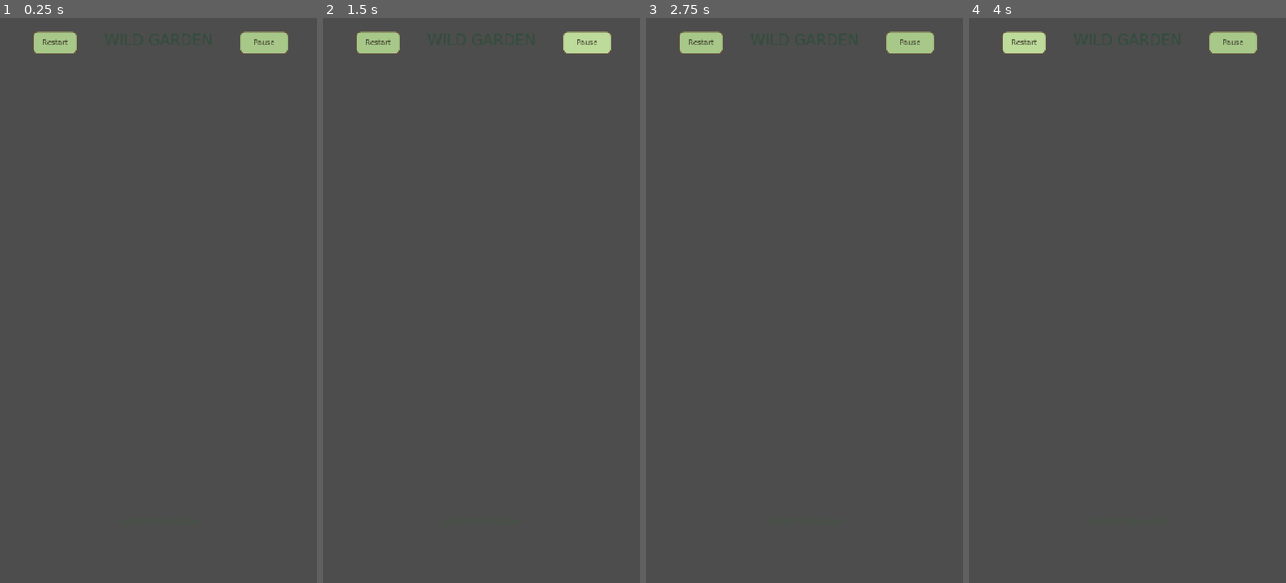
Above: before the commit, frames 1-4 (left to right).
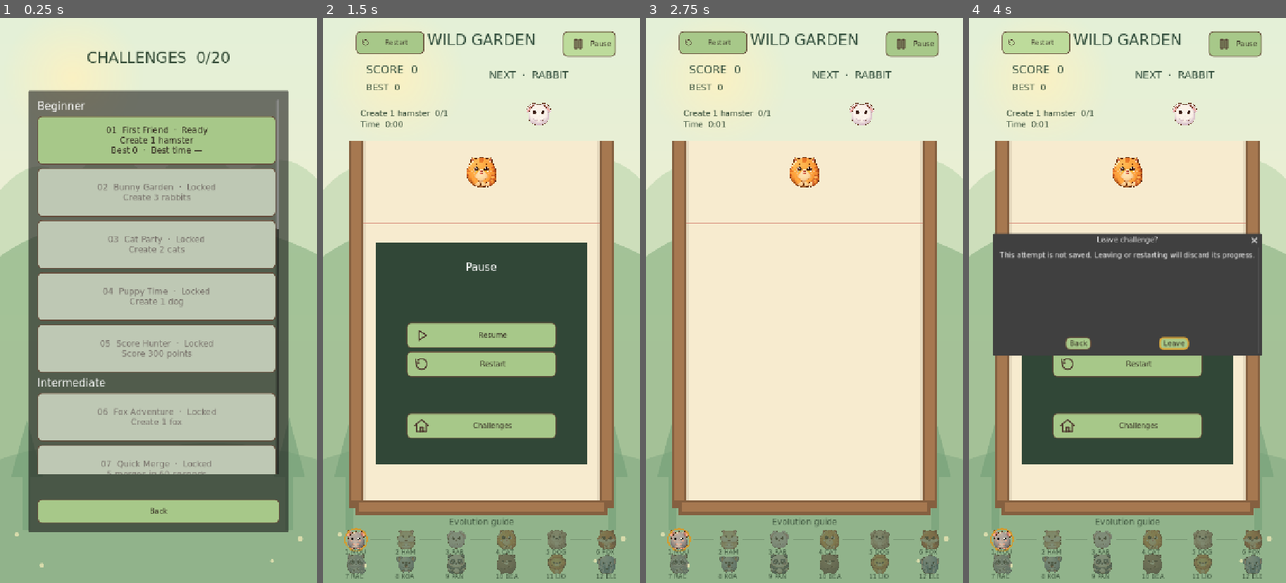
Above: after the commit, the same moments.

Repository: sandikovcusu-commits/MergeAnimal
Game: Godot game, scene res://scenes/game/ChallengeGame.tscn
Same seed, same stepped clock (60 frames per second), same inputs: the game is played once before the commit and once after it. This scene is started directly instead of the project's main scene.
Inputs (mouse positions are in pixels of both pictures, inside the frame that each line leads up to):
- Up to frame 1 (0.25 s): no input
- Up to frame 2 (1.5 s): click (478, 142) at 0.5 s, where only the run after the commit has a clickable "01 First Friend · Ready Creat…"; click "Pause" at 1.25 s
- Up to frame 3 (2.75 s): click (804, 334) at 2 s, where only the run after the commit has a clickable "Resume"
- Up to frame 4 (4 s): click "Restart" at 2.75 s; click "Restart" at 3.5 s

The runs differ from the first frame. In frame 1, 87% of the frame differs, in the area x 0-100%, y 0-100%; in frame 2, 98%; in frame 3, 99%; in frame 4, 81%.
Error before the commit: Parse Error: The function signature doesn't match the parent. Parent signature is "_toggle_pause(bool = <default>) -> void". (res://scripts/challenges/Challeng…

Commit message:
Preserve standalone regression and Challenge pause overrides
Co-authored-by: arena-agent <297053741+arena-agent@users.noreply.github.com>

Diff:
--- a/MergeAnimals/scripts/challenges/ChallengeGame.gd
+++ b/MergeAnimals/scripts/challenges/ChallengeGame.gd
@@ -161,7 +161,7 @@
 	# A goal reached before the deferred failure resolves always wins.
 	success = success or challenge.reached
 	result_finished = true; result_success = success
-	AdManager.set_gameplay_active(false)
+	_sdk_gameplay(false)
 	FeelAudio.play_event("challenge_success" if success else "challenge_failed")
 	game_state = GameState.GAME_OVER
 	drop_requested = false; active_touch = -1; mouse_down = false
@@ -245,10 +245,10 @@
 		else: _confirm_abandon("quit")
 	else: super._notification(what)
 func _exit_tree() -> void:
-	get_tree().auto_accept_quit = true
-
-func _toggle_pause() -> void:
-	super._toggle_pause()
+	super._exit_tree()
+
+func _toggle_pause(report_gameplay: bool = true) -> void:
+	super._toggle_pause(report_gameplay)
 	if game_state == GameState.PAUSED:
 		$HUD/Overlay/SettingsButton.visible = false
 		$HUD/Overlay/MainMenuButton.text = tr("CH_SELECT_BUTTON")
--- a/MergeAnimals/scripts/gameplay/Game.gd
+++ b/MergeAnimals/scripts/gameplay/Game.gd
@@ -194,7 +194,11 @@
 		$HUD/DebugPanel/Spawn.pressed.connect(_debug_spawn_selected)
 	_update_hud()
 	_set_aim(aim_x)
-	if game_state == GameState.PLAYING and not get_tree().paused: AdManager.set_gameplay_active(true)
+	if game_state == GameState.PLAYING and not get_tree().paused: _sdk_gameplay(true)
+
+func _sdk_gameplay(active: bool) -> void:
+	var manager := get_tree().root.get_node_or_null("AdManager")
+	if manager: manager.set_gameplay_active(active)
 
 func _return_to_menu_after_load_failure() -> void:
 	get_tree().paused = false
@@ -909,7 +913,7 @@
 		call_deferred("_checkpoint_game_over")
 
 func _show_game_over() -> void:
-	AdManager.set_gameplay_active(false)
+	_sdk_gameplay(false)
 	game_state = GameState.GAME_OVER
 	rescue_finalized = false
 	current_preview.visible = false
@@ -1093,7 +1097,7 @@
 	spawn_state = SpawnState.COOLDOWN
 	rescue_processing = false
 	rescue_verifying = true
-	AdManager.set_gameplay_active(true)
+	_sdk_gameplay(true)
 	game_state = GameState.PLAYING
 	save_status = OK
 	get_tree().paused = false
@@ -1113,7 +1117,7 @@
 		return
 	if game_state == GameState.PLAYING:
 		_cancel_remove()
-		if report_gameplay: AdManager.set_gameplay_active(false)
+		if report_gameplay: _sdk_gameplay(false)
 		game_state = GameState.PAUSED
 		rescue_button.visible = false
 		rescue_message.visible = false
@@ -1136,7 +1140,7 @@
 		get_tree().paused = true
 	else:
 		game_state = GameState.PLAYING
-		AdManager.set_gameplay_active(true)
+		_sdk_gameplay(true)
 		_update_remove_ui()
 		_update_undo_ui()
 		overlay.visible = false
@@ -1243,7 +1247,7 @@
 		spawn_state = SpawnState.READY
 
 func _exit_tree() -> void:
-	AdManager.set_gameplay_active(false)
+	_sdk_gameplay(false)
 	if get_tree().root.size_changed.is_connected(_on_window_size_changed):
 		get_tree().root.size_changed.disconnect(_on_window_size_changed)
 	get_tree().auto_accept_quit = true
--- a/MergeAnimals/scripts/ui/SettingsStore.gd
+++ b/MergeAnimals/scripts/ui/SettingsStore.gd
@@ -39,7 +39,12 @@
 	for entry in [["Master", "master"], ["Music", "music"], ["SFX", "sfx"]]:
 		var index := AudioServer.get_bus_index(entry[0])
 		AudioServer.set_bus_volume_db(index, linear_to_db(maxf(0.0001, float(values[entry[1]]))))
-	AudioServer.set_bus_mute(AudioServer.get_bus_index("Master"), values.mute or AdManager.platform_muted)
+	var sdk_muted := false
+	var main_loop := Engine.get_main_loop() as SceneTree
+	if main_loop:
+		var ad_manager := main_loop.root.get_node_or_null("AdManager")
+		if ad_manager: sdk_muted = bool(ad_manager.platform_muted)
+	AudioServer.set_bus_mute(AudioServer.get_bus_index("Master"), values.mute or sdk_muted)
 	var tree := Engine.get_main_loop() as SceneTree
 	if tree:
 		var manager := tree.root.get_node_or_null("AudioManager")
